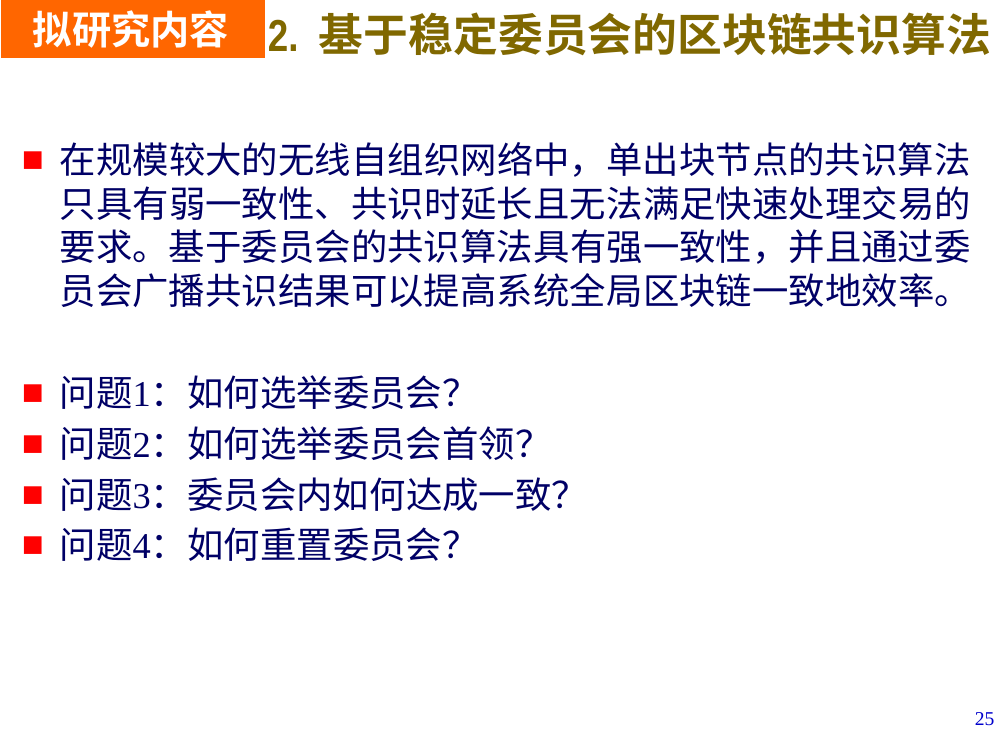
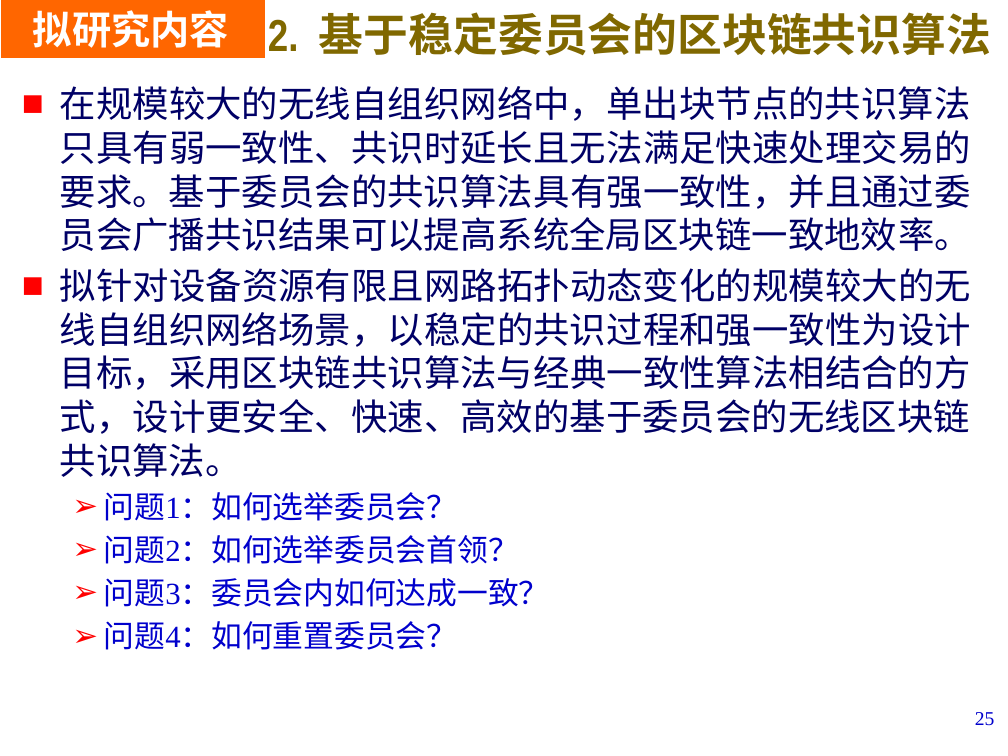
Before and after one commit to LiZhang2021/Blockchain, a slide deck: slide 25 of Doc/PHD_Papers/Thesis Proposal/开题V1.pptx. Drawn at 1008x756 pixels with LibreOffice and Linux fonts; fonts in the diff are those of the drawing; background and template pictures are left out. Boxes give left, top, right and bottom in pixels: in the first picture for what was removed or moved away, otherwise in the second. Text is boxed around its words. In the diff, an @@ line names an element or a change of style, - is before the commit and + after.

```diff
--- a/Doc/PHD_Papers/Thesis Proposal/开题V1.pptx
+++ b/Doc/PHD_Papers/Thesis Proposal/开题V1.pptx
@@ text "在规模较大的无线自组织网络中，单出块节点的共识算法只具有弱一致性、共识时延长且无法满足快速处理交易的要求。基于委员会的共 ...": place and size @@
-text "在规模较大的无线自组织网络中，单出块节点的共识算法只具有弱一致性、共识时延长且无法满足快速处理交易的要求。基于委员会的共 ..." at bbox=[60, 142, 971, 561]
+text "在规模较大的无线自组织网络中，单出块节点的共识算法只具有弱一致性、共识时延长且无法满足快速处理交易的要求。基于委员会的共 ..." at bbox=[60, 86, 971, 650]
@@ text at bbox=[60, 268, 971, 477]: paragraph added @@
+■ 拟针对设备资源有限且网路拓扑动态变化的规模较大的无线自组织网络场景，以稳定的共识过程和强一致性为设计目标，采用区块链共识算法与经典一致性算法相结合的方式，设计更安全、快速、高效的基于委员会的无线区块链共识算法。
@@ text at bbox=[104, 492, 550, 650]: size 26 to 22 pt, text colour #000066 to #0000CC in "问题1：如何选举委员会？", "问题2：如何选举委员会首领？", "问题3：委员会内如何达成一致？", "问题4：如何重置委员会？"; bullet ■ to ➢; list level 1 to 2 in "问题1：如何选举委员会？"; list level 1 to 2 in "问题2：如何选举委员会首领？"; list level 1 to 2 in "问题3：委员会内如何达成一致？"; list level 1 to 2 in "问题4：如何重置委员会？" @@
```
Also in this commit, not shown: 24 other slides changed, 1 slide added, 4 slides removed, 1 other file.
